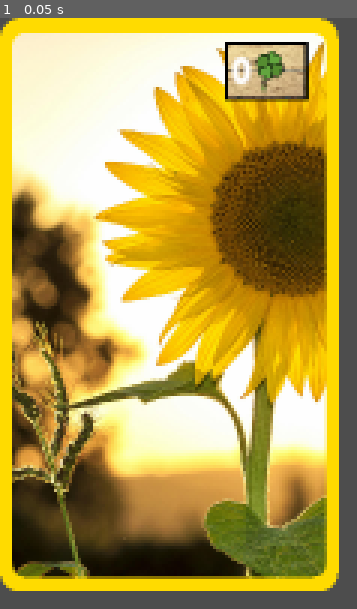
Above: before the commit, frame 1.
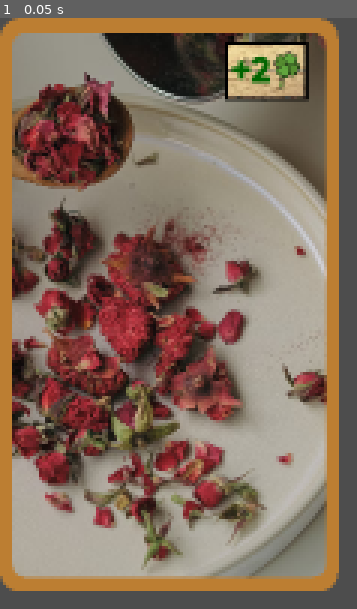
Above: after the commit, the same moment.

Repository: ch4perone/godot_card_game
Game: Godot game, scene res://Cards/card_base.tscn
Two runs of this game, one before a commit and one after it. Both use one fixed random seed, a clock stepped at 60 frames per second and the inputs below.
Inputs:
- Up to frame 1 (0.05 s): no input

The runs differ from the first frame. In frame 1, 90% of the frame differs, in the area x 0-95%, y 0-97%.

Commit message:
Improve card ui and text display

Diff:
--- /dev/null
+++ b/Assets/Cards/Materials/text_shader_outline.gdshader
@@ -0,0 +1,14 @@
+shader_type canvas_item;
+
+void vertex() {
+	// Called for every vertex the material is visible on.
+}
+
+void fragment() {
+	COLOR = vec4(0.0, 0.0, 0.0, .8);
+}
+
+//void light() {
+	// Called for every pixel for every light affecting the CanvasItem.
+	// Uncomment to replace the default light processing function with this one.
+//}
--- a/Assets/Cards/cardsDB.gd
+++ b/Assets/Cards/cardsDB.gd
@@ -10,7 +10,7 @@
 			"FILE": "sun.png",
 			"COST": 0,
 			"FLAVOR_TEXT": "What a nice day.",
-			"TEXT": "Increases temperature by 3°C\nDecreases soil humidity by 10%",
+			"TEXT": "Temperature +3°C.\nSoil humidity -10%.",
 		},
 	CARDS.Rain :
 		{
@@ -18,6 +18,8 @@
 			"NAME": "Rain",
 			"FILE": "rain.png",
 			"COST": 0,
+			"FLAVOR_TEXT": "Some people feel the rain, others just get wet",
+			"TEXT": "Temperature -2°C.\nSoil humidity +30%.",
 		},
 	CARDS.RosePetalTea :
 		{
--- a/Cards/card_base.gd
+++ b/Cards/card_base.gd
@@ -2,7 +2,7 @@
 
 
 @onready var cardDB = preload("res://Assets/Cards/cardsDB.gd")
-var card_id = "Sunshine"#"RosePetalTea"
+var card_id = "RosePetalTea"#"RosePetalTea"
 @onready var card_info = cardDB.DATA[cardDB.CARDS.get(card_id)]
 @onready var card_art_path = "res://Assets/Cards/Art/" + card_info["FILE"]
 @onready var card_border_path = "res://Assets/Cards/" + "card_border_" + card_info["TYPE"].to_lower() + ".png"
@@ -37,7 +37,7 @@
 		print("flavor test")
 		var flavor_label = $CardUI/BottomVBoxContainer/BottomBar/VBoxContainer/FlavorText
 		flavor_label.push_italics()
-		flavor_label.add_text("\"" + card_info["FLAVOR_TEXT"] + "\"")
+		flavor_label.append_text("\"" + card_info["FLAVOR_TEXT"] + "\"")#" [center]\"" + card_info["FLAVOR_TEXT"] + "\"[/center]")
 		flavor_label.z_index=1
 		flavor_label.pop()
 	if "TEXT" in card_info.keys():
@@ -56,7 +56,7 @@
 	icon.expand = true
 	icon.stretch_mode = TextureRect.EXPAND_KEEP_SIZE
 	var cost = card_info["COST"]
-	var sign = "+" if cost > 0 else "-" if cost < 0 else ""
+	var sign = "+" if cost > 0 else "-" if cost < 0 else " "
 	var label = $IconVBoxContainer/IconHBoxContainer/TextureRect/IconText
 	var t=Texture.new()
 	t=load(clover_icon_path)
@@ -69,7 +69,7 @@
 	label.append_text(str(sign,cost))
 
 
-	label.add_image(t,20,20)
+	label.add_image(t,40,40)
 	label.pop()
 
 
--- a/Cards/card_base.tscn
+++ b/Cards/card_base.tscn
@@ -1,12 +1,23 @@
-[gd_scene load_steps=5 format=3 uid="uid://bgc8t4cq8qr80"]
+[gd_scene load_steps=10 format=3 uid="uid://bgc8t4cq8qr80"]
 
 [ext_resource type="Script" path="res://Cards/card_base.gd" id="1_a10om"]
 [ext_resource type="Shader" path="res://Assets/Cards/Materials/text_shader.gdshader" id="2_dfq6a"]
+[ext_resource type="Shader" path="res://Assets/Cards/Materials/text_shader_outline.gdshader" id="3_ypeg2"]
 
 [sub_resource type="ShaderMaterial" id="ShaderMaterial_3s52l"]
 shader = ExtResource("2_dfq6a")
 
 [sub_resource type="CanvasTexture" id="CanvasTexture_dvkvn"]
+
+[sub_resource type="ShaderMaterial" id="ShaderMaterial_j3v31"]
+shader = ExtResource("3_ypeg2")
+
+[sub_resource type="CanvasTexture" id="CanvasTexture_olpxg"]
+
+[sub_resource type="ShaderMaterial" id="ShaderMaterial_ni8s7"]
+shader = ExtResource("3_ypeg2")
+
+[sub_resource type="CanvasTexture" id="CanvasTexture_jyj1v"]
 
 [node name="CardBase" type="MarginContainer"]
 offset_right = 361.0
@@ -36,18 +47,28 @@
 offset_left = 5.0
 offset_top = 6.0
 offset_right = 355.0
-offset_bottom = 66.0
+offset_bottom = 76.0
 texture = SubResource("CanvasTexture_dvkvn")
 
+[node name="TextureRect2" type="TextureRect" parent="CardUI/TopVBoxContainer/Panel"]
+visible = false
+material = SubResource("ShaderMaterial_j3v31")
+layout_mode = 0
+offset_left = 5.0
+offset_top = 75.0
+offset_right = 355.0
+offset_bottom = 80.0
+texture = SubResource("CanvasTexture_olpxg")
+
 [node name="TopGap" type="MarginContainer" parent="CardUI/TopVBoxContainer"]
-custom_minimum_size = Vector2(0, 20)
+custom_minimum_size = Vector2(0, 26)
 layout_mode = 2
 
 [node name="TopBar" type="HBoxContainer" parent="CardUI/TopVBoxContainer"]
 layout_mode = 2
 
 [node name="LeftGap" type="MarginContainer" parent="CardUI/TopVBoxContainer/TopBar"]
-custom_minimum_size = Vector2(25, 0)
+custom_minimum_size = Vector2(28, 0)
 layout_mode = 2
 
 [node name="Name" type="MarginContainer" parent="CardUI/TopVBoxContainer/TopBar"]
@@ -80,6 +101,16 @@
 offset_bottom = 66.0
 texture = SubResource("CanvasTexture_dvkvn")
 
+[node name="TextureRect2" type="TextureRect" parent="CardUI/BottomVBoxContainer/Panel"]
+visible = false
+material = SubResource("ShaderMaterial_ni8s7")
+layout_mode = 0
+offset_left = 5.0
+offset_top = 1.0
+offset_right = 355.0
+offset_bottom = 6.0
+texture = SubResource("CanvasTexture_jyj1v")
+
 [node name="BottomBar" type="HBoxContainer" parent="CardUI/BottomVBoxContainer"]
 custom_minimum_size = Vector2(0, 200)
 layout_mode = 2
@@ -92,28 +123,36 @@
 layout_mode = 2
 
 [node name="MarginContainer" type="MarginContainer" parent="CardUI/BottomVBoxContainer/BottomBar/VBoxContainer"]
-custom_minimum_size = Vector2(0, 20)
+custom_minimum_size = Vector2(0, 15)
 layout_mode = 2
 
 [node name="FlavorText" type="RichTextLabel" parent="CardUI/BottomVBoxContainer/BottomBar/VBoxContainer"]
 clip_contents = false
 custom_minimum_size = Vector2(300, 50)
 layout_mode = 2
-theme_override_font_sizes/normal_font_size = 20
-theme_override_font_sizes/bold_font_size = 20
-theme_override_font_sizes/italics_font_size = 20
-theme_override_font_sizes/bold_italics_font_size = 20
-theme_override_font_sizes/mono_font_size = 20
+theme_override_font_sizes/normal_font_size = 18
+theme_override_font_sizes/bold_font_size = 18
+theme_override_font_sizes/italics_font_size = 18
+theme_override_font_sizes/bold_italics_font_size = 18
+theme_override_font_sizes/mono_font_size = 18
+bbcode_enabled = true
+text = "[center]"
 scroll_active = false
+
+[node name="MarginContainer2" type="MarginContainer" parent="CardUI/BottomVBoxContainer/BottomBar/VBoxContainer"]
+custom_minimum_size = Vector2(0, 3)
+layout_mode = 2
 
 [node name="CardText" type="RichTextLabel" parent="CardUI/BottomVBoxContainer/BottomBar/VBoxContainer"]
 custom_minimum_size = Vector2(300, 100)
 layout_mode = 2
-theme_override_font_sizes/normal_font_size = 20
-theme_override_font_sizes/bold_font_size = 20
-theme_override_font_sizes/italics_font_size = 20
-theme_override_font_sizes/bold_italics_font_size = 20
-theme_override_font_sizes/mono_font_size = 20
+theme_override_font_sizes/normal_font_size = 22
+theme_override_font_sizes/bold_font_size = 22
+theme_override_font_sizes/italics_font_size = 22
+theme_override_font_sizes/bold_italics_font_size = 22
+theme_override_font_sizes/mono_font_size = 22
+bbcode_enabled = true
+text = "[center]"
 
 [node name="Border" type="Sprite2D" parent="."]
 centered = false
@@ -140,10 +179,16 @@
 layout_mode = 2
 
 [node name="IconText" type="RichTextLabel" parent="IconVBoxContainer/IconHBoxContainer/TextureRect"]
+custom_minimum_size = Vector2(100, 100)
 layout_direction = 2
 layout_mode = 0
 offset_left = 9.0
 offset_top = 7.0
 offset_right = 69.0
 offset_bottom = 36.0
-scale = Vector2(2.2, 2.2)
+theme_override_colors/default_color = Color(0, 0, 0, 1)
+theme_override_font_sizes/normal_font_size = 35
+theme_override_font_sizes/bold_font_size = 35
+theme_override_font_sizes/italics_font_size = 35
+theme_override_font_sizes/bold_italics_font_size = 35
+theme_override_font_sizes/mono_font_size = 35
